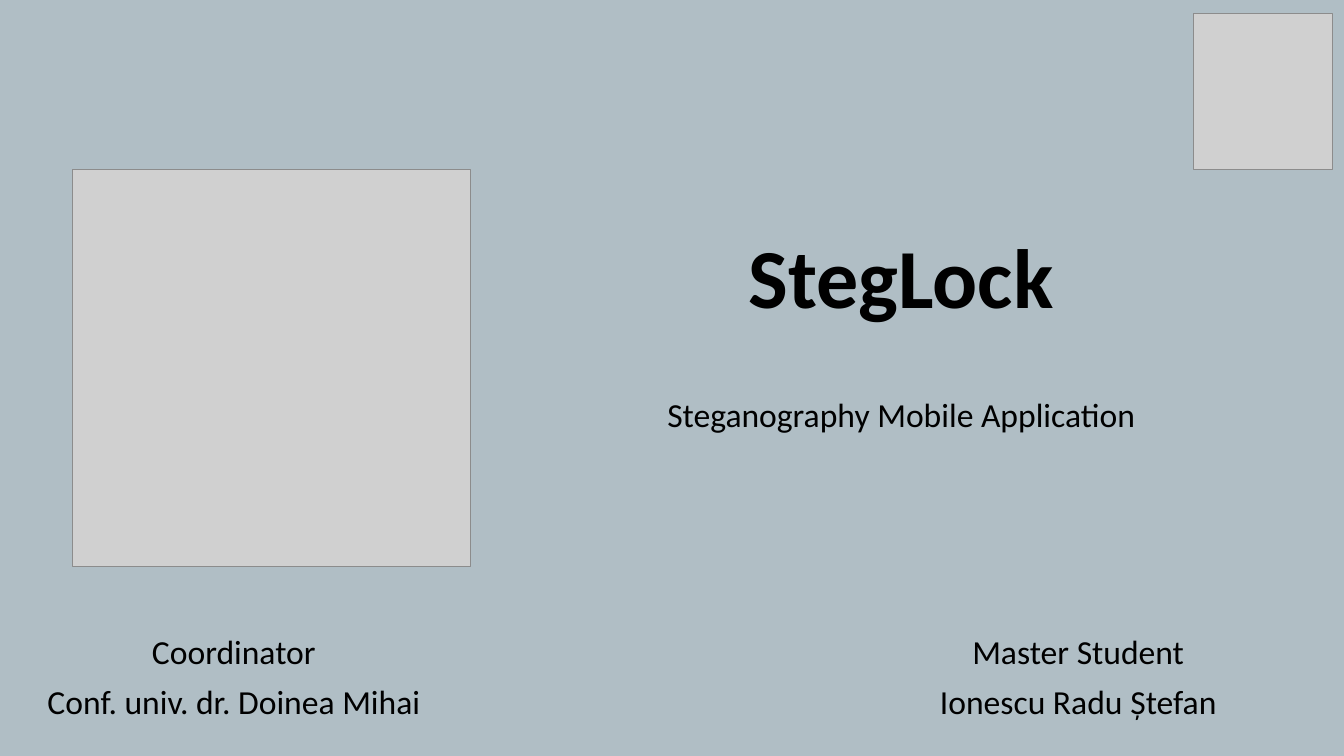
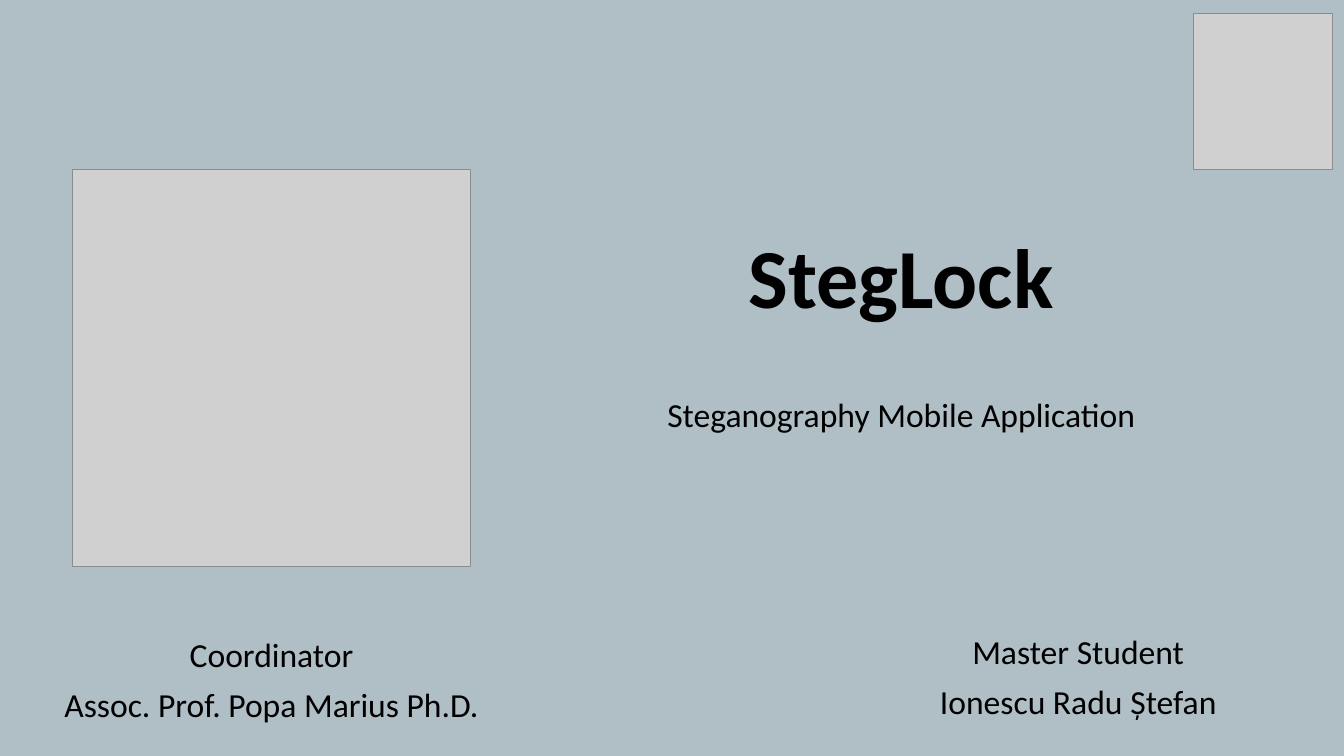
Before and after one commit to rraduionescu/DissertationPaper, a slide deck: slide 1 of 1_DissertationPaper/8_DISSERTATION_THESIS_Ionescu_Radu_Stefan_PRESENTATION.pptx. Drawn at 1344x756 pixels with LibreOffice and Linux fonts; fonts in the diff are those of the drawing; grey boxes stand for pictures. Boxes give left, top, right and bottom in pixels: in the first picture for what was removed or moved away, otherwise in the second. Text is boxed around its words. In the diff, an @@ line names an element or a change of style, - is before the commit and + after.

Commit message:
StegLock - DONE

```diff
--- a/1_DissertationPaper/8_DISSERTATION_THESIS_Ionescu_Radu_Stefan_PRESENTATION.pptx
+++ b/1_DissertationPaper/8_DISSERTATION_THESIS_Ionescu_Radu_Stefan_PRESENTATION.pptx
@@ text "Coordinator": place and size @@
-text "Coordinator" at [47, 640, 420, 715]
+text "Coordinator" at [64, 643, 479, 723]
@@ text at [64, 693, 479, 723]: text changed @@
-Conf. univ. dr. Doinea Mihai
+Assoc. Prof. Popa Marius Ph.D.
```
Also in this commit, not shown: 6 other slides changed, 5 slides added, 4 other files.
